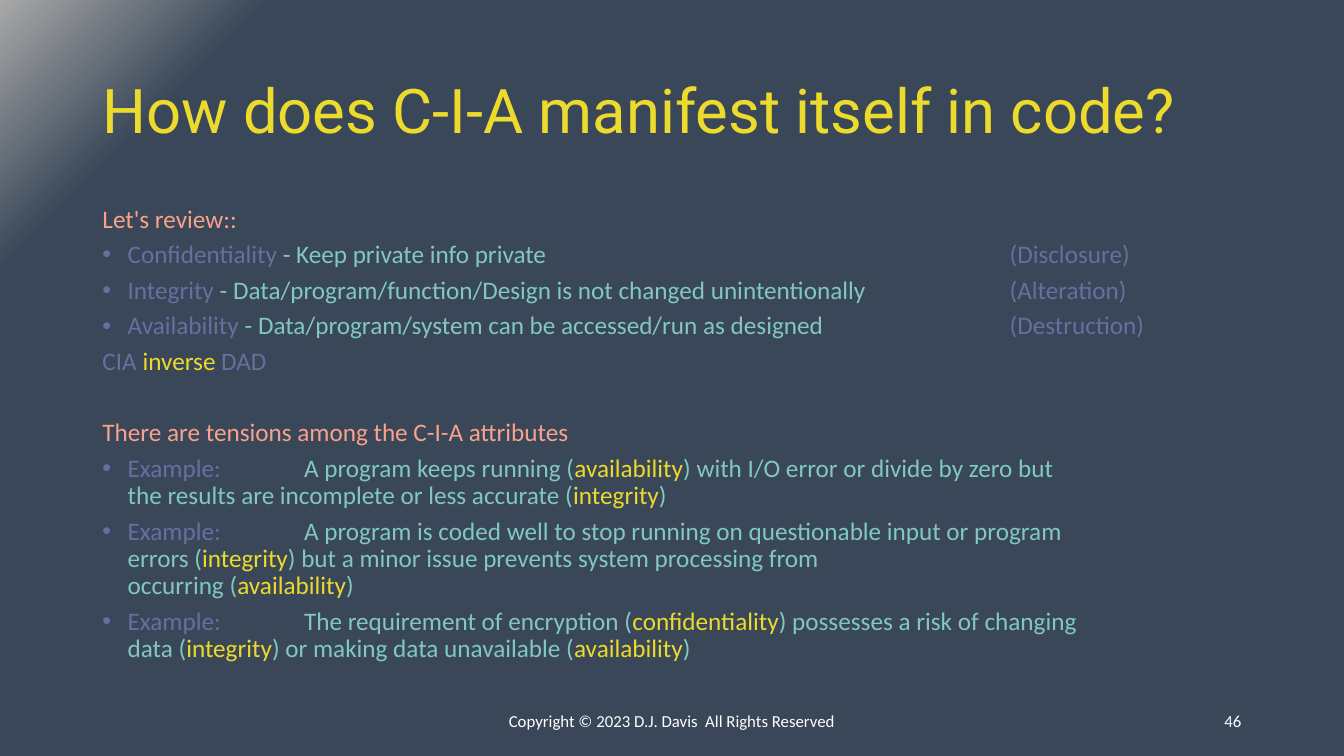
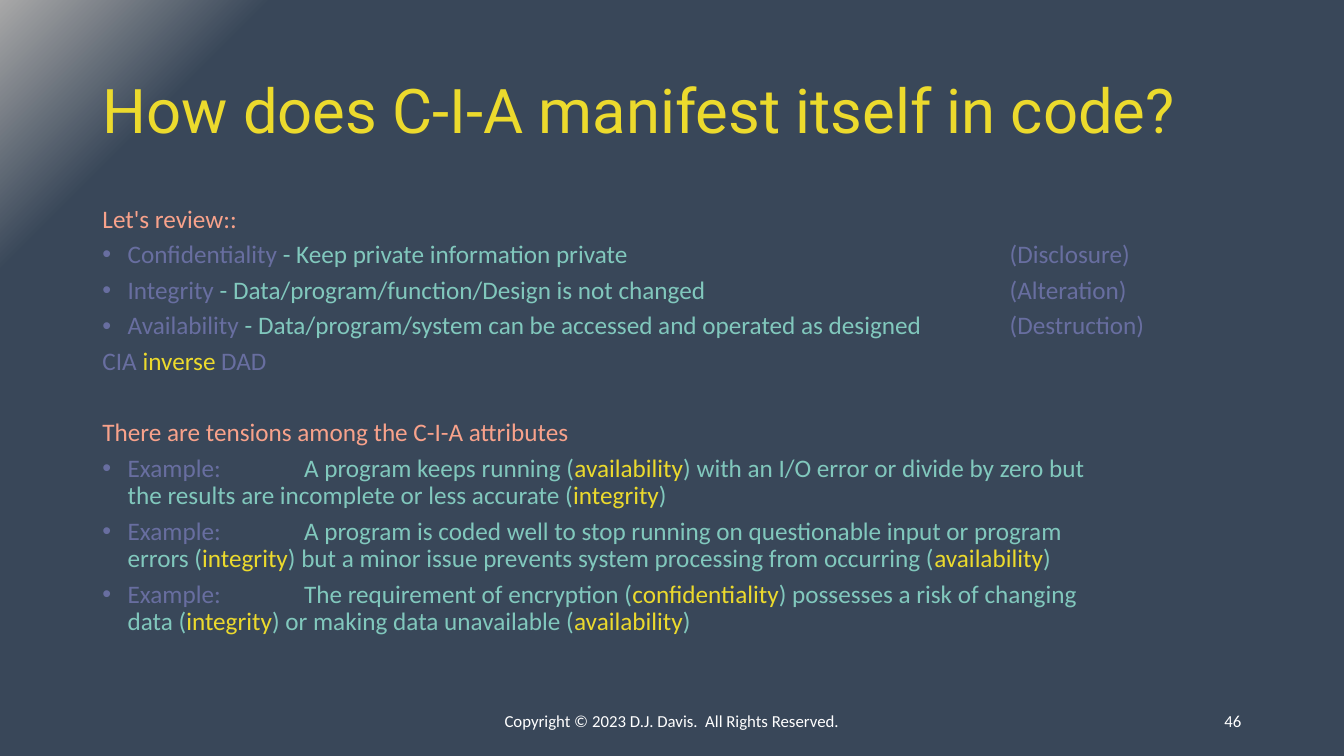
Before and after one commit to ipv3/DC31-BIC, a slide deck: slide 46 of Presentation.pptx. Drawn at 1344x756 pixels with LibreOffice and Linux fonts; fonts in the diff are those of the drawing. Boxes give left, top, right and bottom in pixels: in the first picture for what was removed or moved away, otherwise in the second. Text is boxed around its words. In the diff, an @@ line names an element or a change of style, - is before the commit and + after.

```diff
--- a/Presentation.pptx
+++ b/Presentation.pptx
@@ text at (128, 246, 921, 338): text changed @@
-• Confidentiality - Keep private info private (Disclosure)
-• Integrity - Data/program/function/Design is not changed unintentionally (Alteration)
-• Availability - Data/program/system can be accessed/run as designed (Destruction)
+• Confidentiality - Keep private information private (Disclosure)
+• Integrity - Data/program/function/Design is not changed (Alteration)
+• Availability - Data/program/system can be accessed and operated as designed (Destruction)
@@ text at (128, 459, 1084, 509): text changed @@
-• Example: A program keeps running (availability) with I/O error or divide by zero but the results are incomplete or less accurate (integrity)
+• Example: A program keeps running (availability) with an I/O error or divide by zero but the results are incomplete or less accurate (integrity)
@@ text at (505, 715, 839, 730): text changed @@
-Copyright © 2023 D.J. Davis All Rights Reserved
+Copyright © 2023 D.J. Davis. All Rights Reserved.
```
Also in this commit, not shown: 51 other slides changed, 1 slide added, 1 slide removed, 1 other file.
